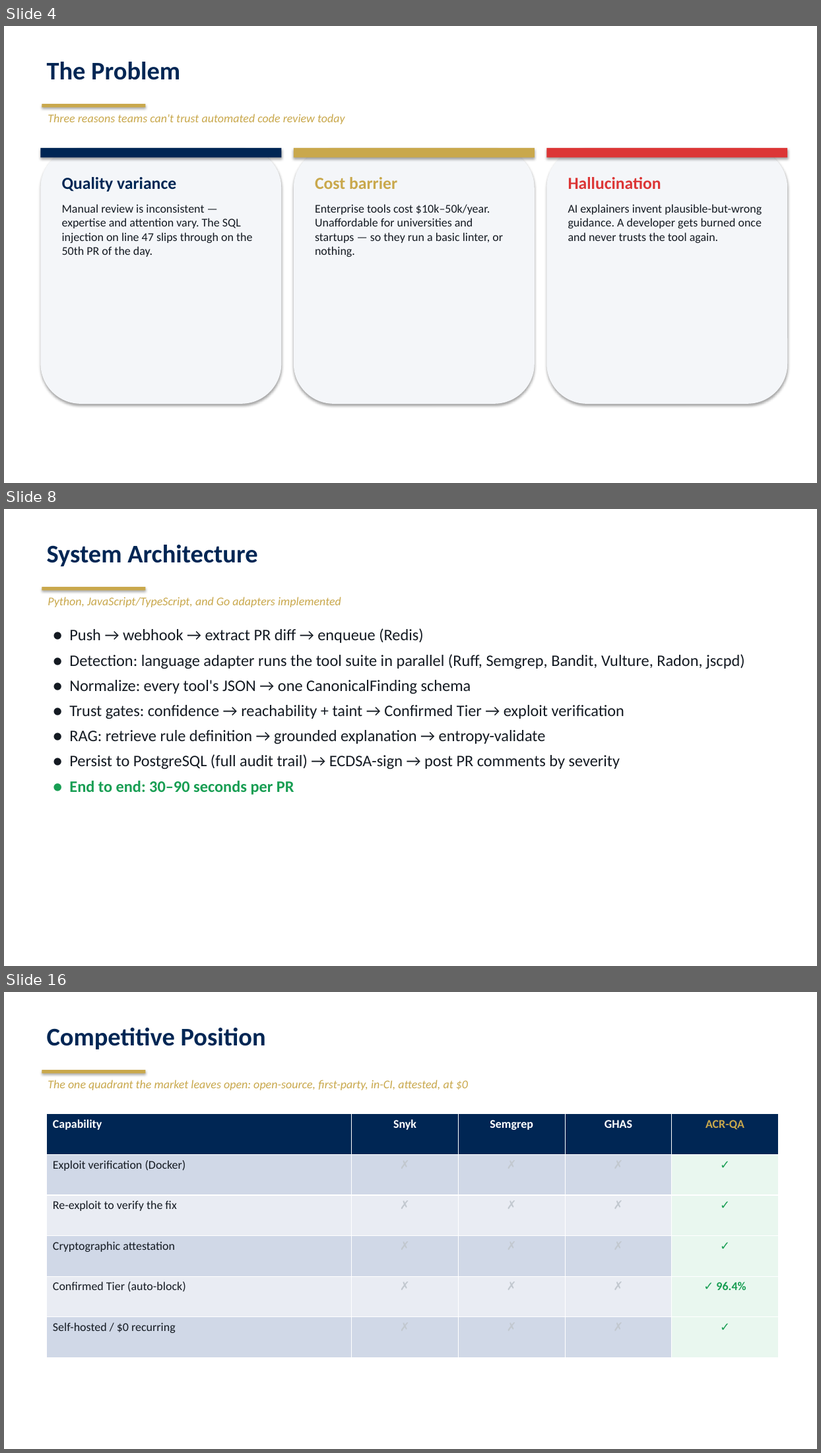
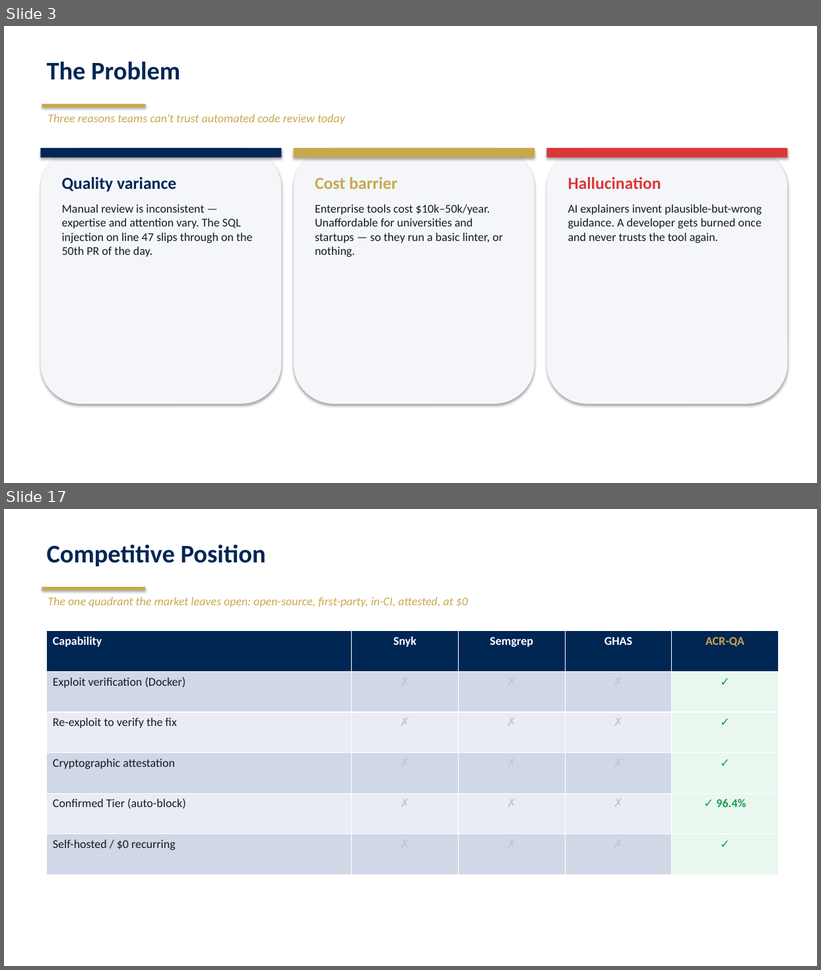
Before and after one commit to starredjaco/ACR-QA, a slide deck: docs/ACR-QA_Defense.odp. Shown one above the other, each under a label of ours: slides 4, 8 and 16 before the commit, slides 3 and 17 after it; the slides between them are not shown. The pictures are 821x1453 and 821x970 pixels, drawn with LibreOffice and Linux fonts; fonts in the diff are those of the drawing. Boxes give left, top, right and bottom in pixels: in the first picture for what was removed or moved away, otherwise in the second. Text is boxed around its words. In the diff, an @@ line names an element or a change of style, - is before the commit and + after.

```diff
--- a/docs/ACR-QA_Defense.odp
+++ b/docs/ACR-QA_Defense.odp
@@ slide 8 removed at box(4, 509, 817, 966), background #FFFFFF @@
@@ text removed at box(47, 545, 257, 566) @@
-System Architecture
@@ rectangle removed at box(42, 587, 145, 591) @@
@@ text removed at box(48, 597, 341, 607) @@
-Python, JavaScript/TypeScript, and Go adapters implemented
@@ text removed at box(69, 628, 745, 795) @@
-● Push → webhook → extract PR diff → enqueue (Redis)
-● Detection: language adapter runs the tool suite in parallel (Ruff, Semgrep, Bandit, Vulture, Radon, jscpd)
-● Normalize: every tool's JSON → one CanonicalFinding schema
-● Trust gates: confidence → reachability + taint → Confirmed Tier → exploit verification
-● RAG: retrieve rule definition → grounded explanation → entropy-validate
-● Persist to PostgreSQL (full audit trail) → ECDSA-sign → post PR comments by severity
-● End to end: 30–90 seconds per PR
@@ what was slide 4 is now slide 3 @@
@@ what was slide 16 is now slide 17 @@
```
Also in this commit, not shown: 7 slides changed, 6 slides added, 7 other slides removed, 3 other files.
